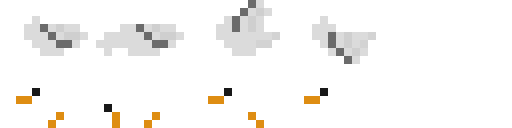
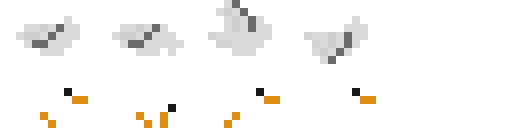
Revision of a layered (512, 128) image; what changed, layer by layer:
painted on "Beak #2" over bbox(112, 112, 168, 128)
painted on "Eyes #2" over bbox(104, 104, 176, 112)
painted on "legs #2" over bbox(136, 112, 160, 120)
painted on "body #2" over bbox(96, 24, 184, 56)
painted on "Beak" over bbox(16, 96, 88, 104)
painted on "Eyes" over bbox(32, 88, 72, 96)
painted on "legs" over bbox(40, 112, 64, 120)
painted on "body" over bbox(16, 16, 88, 48)
painted on "Beak #3" over bbox(208, 96, 280, 104)
painted on "Eyes #3" over bbox(224, 88, 264, 96)
painted on "legs #3" over bbox(224, 112, 264, 128)
painted on "body #3" over bbox(208, 0, 280, 48)
painted on "Beak #4" over bbox(304, 96, 376, 104)
painted on "Eyes #4" over bbox(320, 88, 360, 96)
painted on "body #4" over bbox(304, 16, 376, 64)
